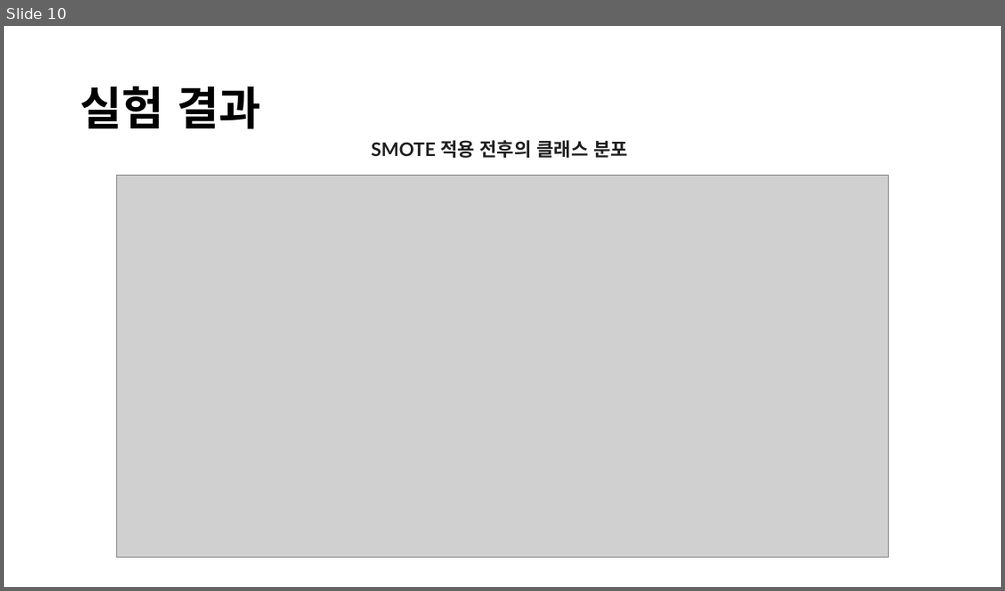
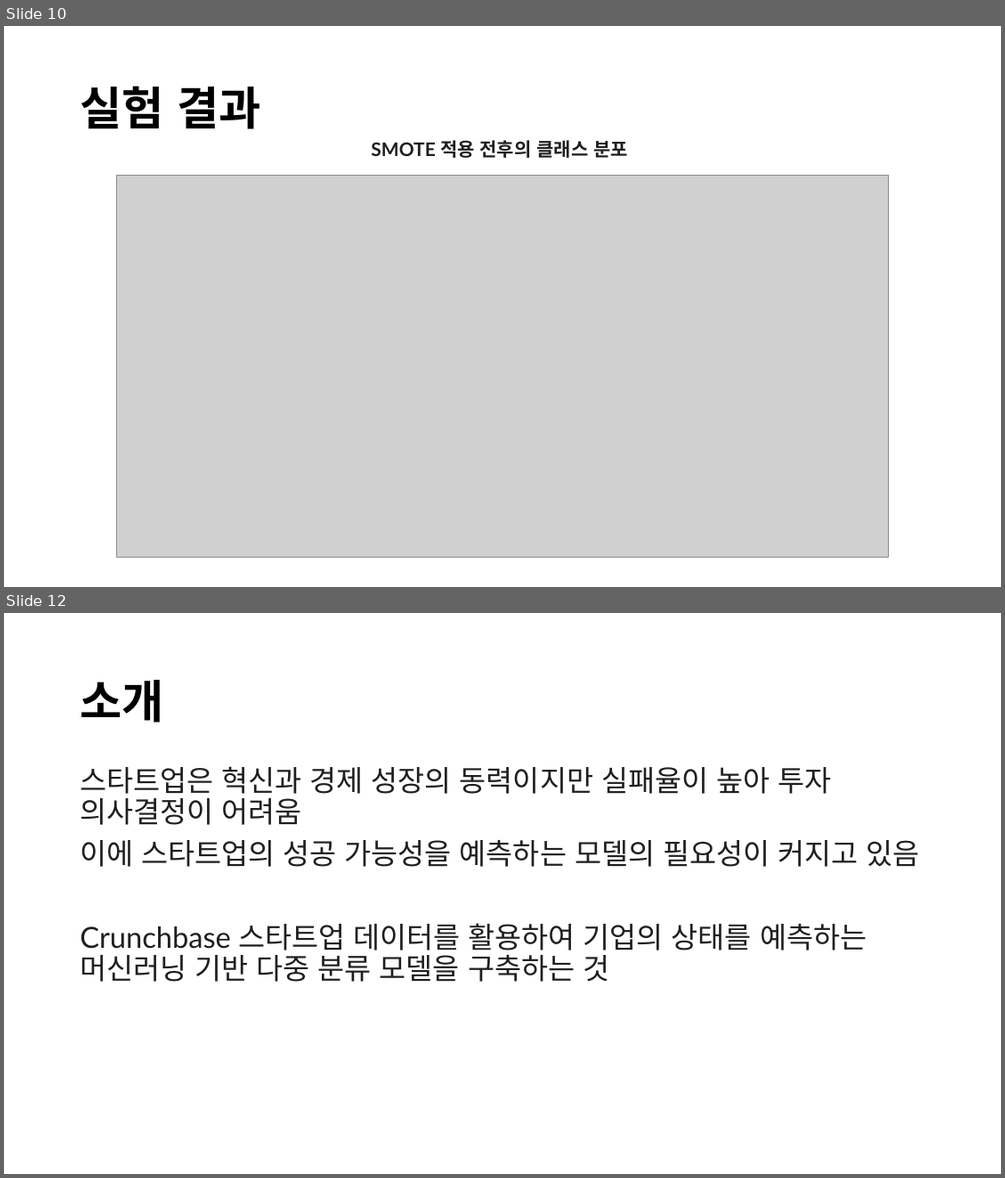
Before and after one commit to kimyoungho010311/Startup_Success_Prediction_Hackathon, a slide deck: notebooks/Steeze/스타트업 성공 예측.pptx. Shown one above the other, each under a label of ours: slide 10 before the commit, slides 10 and 12 after it; the slides between them are not shown. The pictures are 1005x591 and 1005x1178 pixels, drawn with LibreOffice and Linux fonts; fonts in the diff are those of the drawing; grey boxes stand for pictures. Boxes give left, top, right and bottom in pixels: in the first picture for what was removed or moved away, otherwise in the second. Text is boxed around its words. In the diff, an @@ line names an element or a change of style, - is before the commit and + after.

```diff
--- a/notebooks/Steeze/스타트업 성공 예측.pptx
+++ b/notebooks/Steeze/스타트업 성공 예측.pptx
@@ slide 12 added at (4,613,1001,1174), background #FFFFFF @@
@@ text added at (80,680,163,722), 44 pt, text #000000, bold @@
+소개
@@ text added at (80,766,920,981), 28 pt, text #1F1F1F @@
+스타트업은 혁신과 경제 성장의 동력이지만 실패율이 높아 투자 의사결정이 어려움
+이에 스타트업의 성공 가능성을 예측하는 모델의 필요성이 커지고 있음
+Crunchbase 스타트업 데이터를 활용하여 기업의 상태를 예측하는 머신러닝 기반 다중 분류 모델을 구축하는 것
```
Also in this commit, not shown: 6 other slides added.
